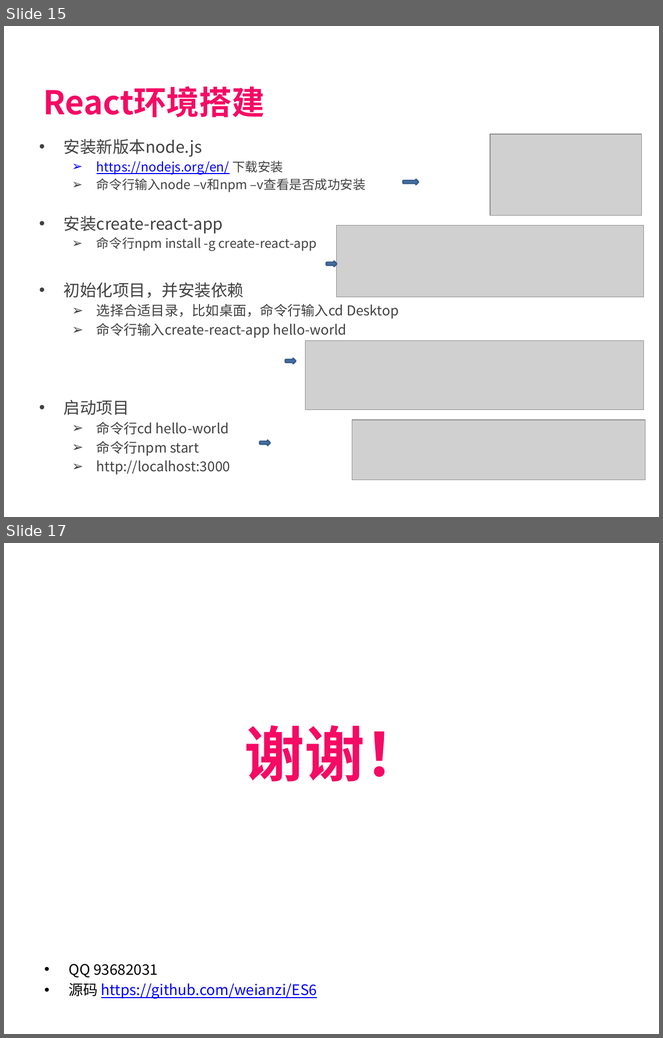
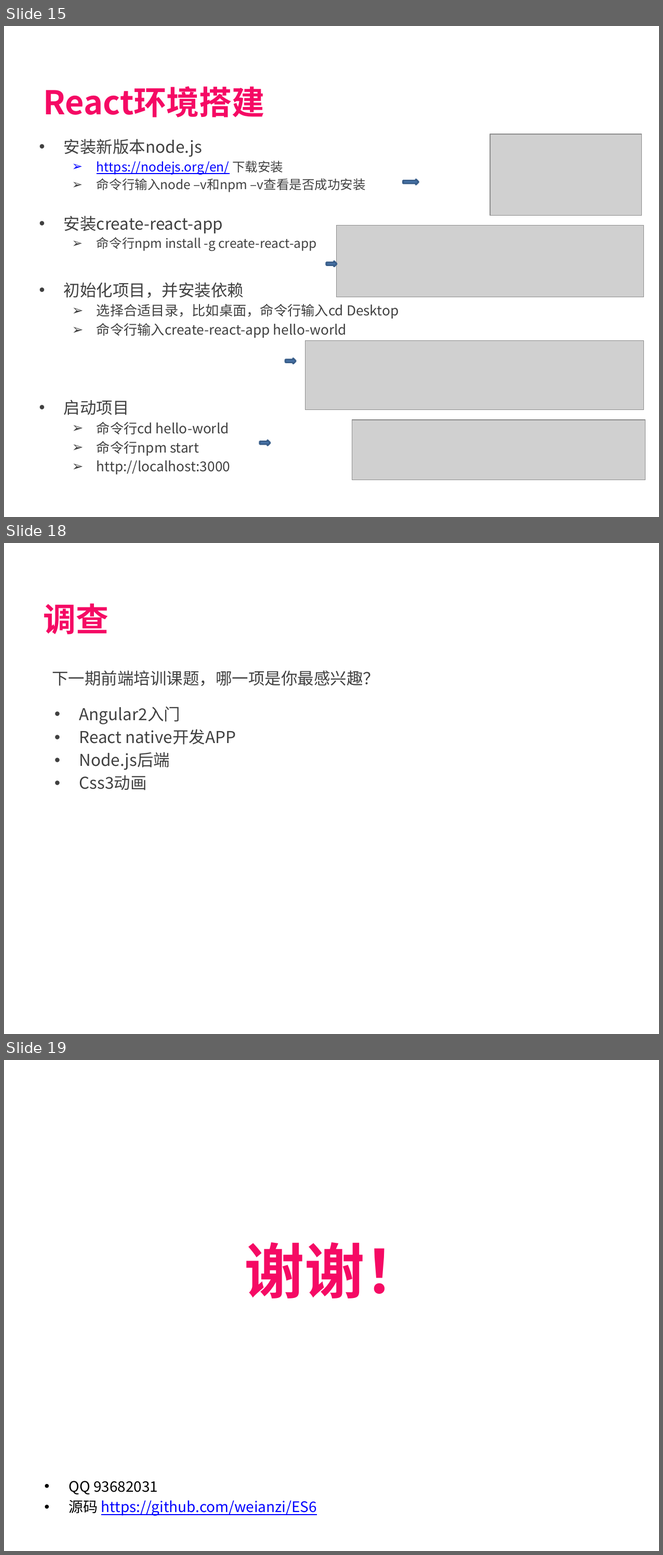
Before and after one commit to weianzi/ES6, a slide deck: ES6.pptx. Shown one above the other, each under a label of ours: slides 15 and 17 before the commit, slides 15, 18 and 19 after it; the slides between them are not shown. The pictures are 663x1038 and 663x1555 pixels, drawn with LibreOffice and Linux fonts; fonts in the diff are those of the drawing; grey boxes stand for pictures; background and template pictures are left out. Boxes give left, top, right and bottom in pixels: in the first picture for what was removed or moved away, otherwise in the second. Text is boxed around its words. In the diff, an @@ line names an element or a change of style, - is before the commit and + after.

```diff
--- a/ES6.pptx
+++ b/ES6.pptx
@@ slide 18 added at (x1=4, y1=543, x2=659, y2=1034), background picture (left out) @@
@@ title added at (x1=44, y1=603, x2=109, y2=635), 36 pt, text #F50A64, bold @@
+      调查
@@ text added at (x1=52, y1=670, x2=379, y2=686), 18 pt, text #404040 @@
+    下一期前端培训课题，哪一项是你最感兴趣？
@@ text added at (x1=79, y1=706, x2=236, y2=791), 18 pt, text #404040 @@
+    • Angular2入门
+    • React native开发APP
+    • Node.js后端
+    • Css3动画
@@ what was slide 17 is now slide 19 @@
```
Also in this commit, not shown: 1 slide changed, 1 other slide added, 2 other files.
